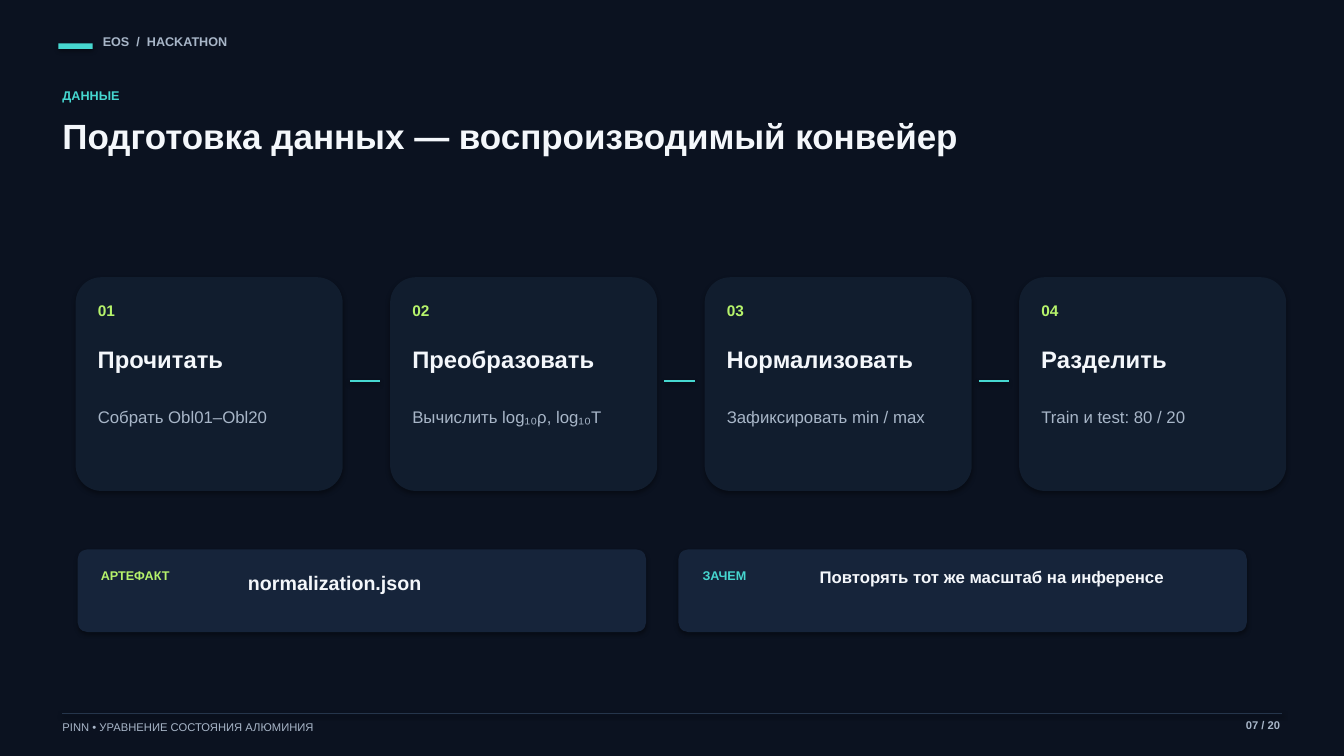
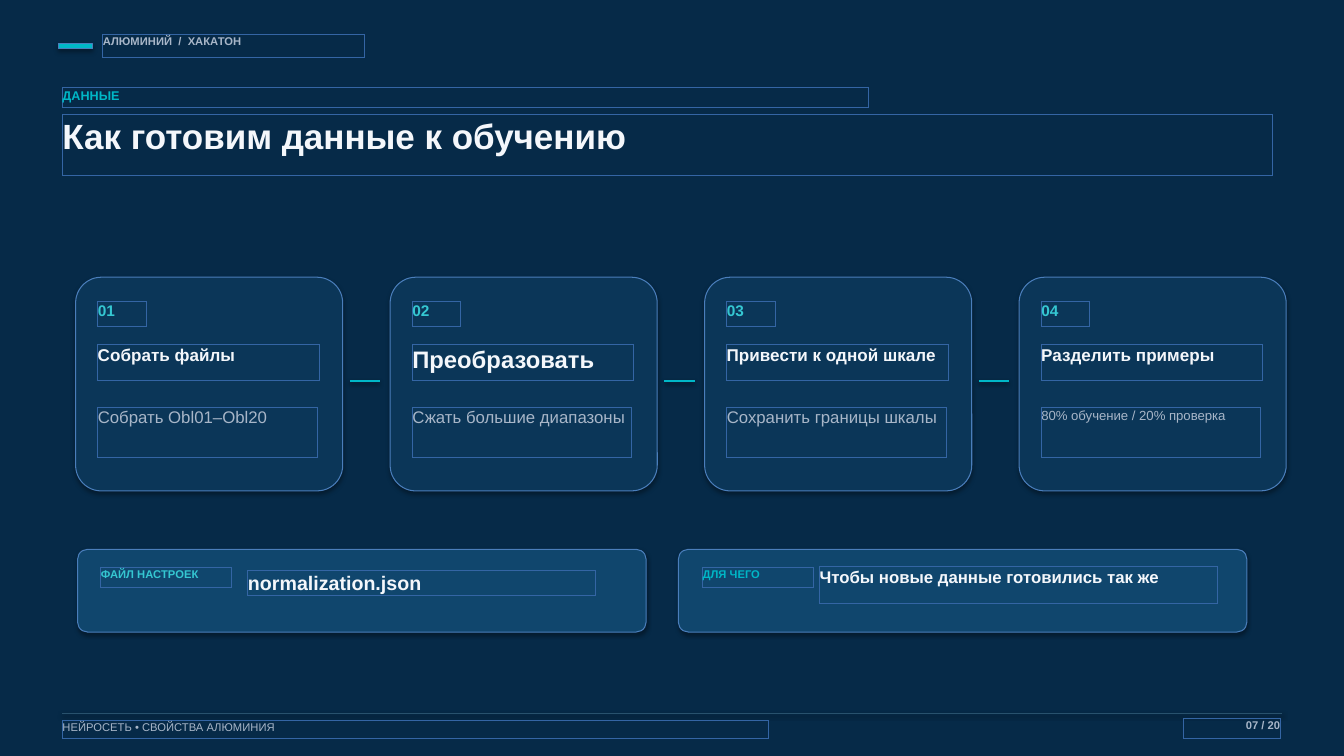
Before and after one commit to AtesiT/testPresentation, a slide deck: slide 7 of Презентация_хакатон_EOS_алюминия.pptx. Drawn at 1344x756 pixels with LibreOffice and Linux fonts; fonts in the diff are those of the drawing. Boxes give left, top, right and bottom in pixels: in the first picture for what was removed or moved away, otherwise in the second. Text is boxed around its words. In the diff, an @@ line names an element or a change of style, - is before the commit and + after.

```diff
--- a/Презентация_хакатон_EOS_алюминия.pptx
+++ b/Презентация_хакатон_EOS_алюминия.pptx
@@ background #0B1220 to #062A48 @@
@@ rectangle at (58, 43, 93, 49): fill #46D7D0 to #00B7C7 @@
@@ text at (103, 36, 241, 45): text changed; size 9 to 8 pt @@
-EOS / HACKATHON
+АЛЮМИНИЙ / ХАКАТОН
@@ text "ДАННЫЕ" at (62, 90, 119, 103): text colour #46D7D0 to #00B7C7 @@
@@ text at (62, 121, 626, 156): text changed @@
-Подготовка данных — воспроизводимый конвейер
+Как готовим данные к обучению
@@ fill #111D2E to #0B3658 in 4 elements at (76, 277, 343, 491), (390, 277, 657, 491), (705, 277, 972, 491), (1019, 277, 1287, 491) @@
@@ text colour #B6F36B to #35C7D2 in 4 elements at (98, 305, 115, 316), (412, 304, 429, 320), (727, 305, 744, 316), (1041, 304, 1058, 320) @@
@@ text at (98, 348, 235, 365): text changed; size 17 to 12.2 pt @@
-Прочитать
+Собрать файлы
@@ text at (727, 348, 935, 365): text changed; size 17 to 12.2 pt @@
-Нормализовать
+Привести к одной шкале
@@ text at (1041, 347, 1214, 365): text changed; size 17 to 12.2 pt @@
-Разделить
+Разделить примеры
@@ line (350, 381) - (380, 381): stroke #46D7D0 2 pt to #00B7C7 2 pt @@
@@ line (664, 381) - (695, 381): stroke #46D7D0 2 pt to #00B7C7 2 pt @@
@@ line (979, 381) - (1009, 381): stroke #46D7D0 2 pt to #00B7C7 2 pt @@
@@ text at (412, 410, 625, 428): text changed @@
-Вычислить log₁₀ρ, log₁₀T
+Сжать большие диапазоны
@@ text at (727, 411, 937, 427): text changed @@
-Зафиксировать min / max
+Сохранить границы шкалы
@@ text at (1041, 409, 1225, 423): text changed; size 12 to 9.3 pt @@
-Train и test: 80 / 20
+80% обучение / 20% проверка
@@ rounded rectangle at (78, 549, 646, 632): fill #16243A to #10466D @@
@@ rounded rectangle at (679, 549, 1247, 632): fill #16243A to #10466D @@
@@ text at (101, 570, 198, 578): text changed; size 9 to 8 pt; text colour #B6F36B to #35C7D2 @@
-АРТЕФАКТ
+ФАЙЛ НАСТРОЕК
@@ text at (703, 570, 760, 580): text changed; size 9 to 8 pt; text colour #46D7D0 to #00B7C7 @@
-ЗАЧЕМ
+ДЛЯ ЧЕГО
@@ text at (820, 570, 1159, 587): text changed @@
-Повторять тот же масштаб на инференсе
+Чтобы новые данные готовились так же
@@ line (63, 714) - (1282, 714): stroke #25354B 0.8 pt to #28516D 0.8 pt @@
@@ text at (62, 723, 275, 734): text changed @@
-PINN • УРАВНЕНИЕ СОСТОЯНИЯ АЛЮМИНИЯ
+НЕЙРОСЕТЬ • СВОЙСТВА АЛЮМИНИЯ
```
Also in this commit, not shown: 19 other slides changed.
